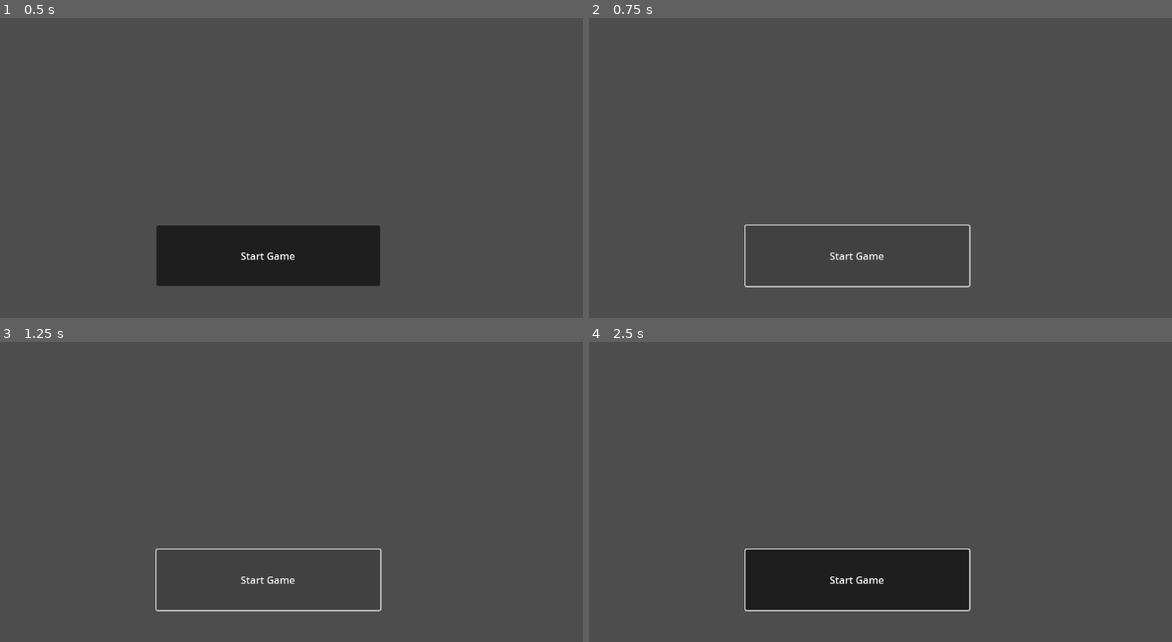
Above: before the commit, frames 1-4 (two rows, left to right).
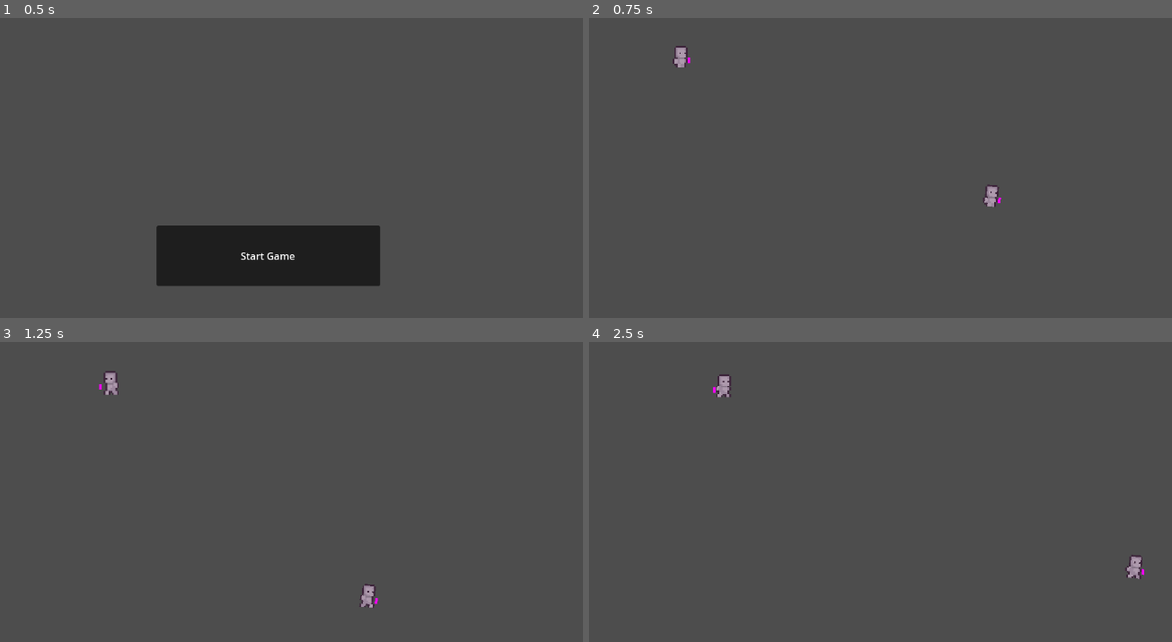
Above: after the commit, the same moments.

Repository: jus2tomate83/Godot2DGame
Game: Godot game, scene res://UI/Start/Start.tscn
Two runs of this game, one before a commit and one after it. Both use one fixed random seed, a clock stepped at 60 frames per second and the inputs below.
Inputs (mouse positions are in pixels of both pictures, inside the frame that each line leads up to):
- Up to frame 1 (0.5 s): no input
- Up to frame 2 (0.75 s): click "Start Game" at 0.5 s
- Up to frame 3 (1.25 s): no input
- Up to frame 4 (2.5 s): click (857, 579) at 1.25 s, where only the run before the commit has a clickable "Start Game"; hold D (droite) from 2.03 s (still down); tap Space (jump) at 2.27 s

Frame 1 is identical in both runs. In frame 2, 0.9% of the frame differs, in the area x 14-71%, y 9-90%; in frame 3, 0.9%; in frame 4, 8.4%, in the area x 21-96%, y 10-90%.
Error after the commit: Invalid access to property or key 'position' on a base object of type 'null instance'. (res://Mob/Pnj/PnjPathFollow/CharacterFollower2D.gd:8)

Commit message:
start scene debut

Diff:
--- a/Mob/Pnj/PnjPathFollow/CharacterFollower2D.gd
+++ b/Mob/Pnj/PnjPathFollow/CharacterFollower2D.gd
@@ -5,7 +5,7 @@
 var tel_pos_start
 # Called when the node enters the scene tree for the first time.
 func _ready():
-	tel_pos_start = $Pnj/AnimatedSprite2D/Telephone.position[0]
+	tel_pos_start = $Node2D/AnimatedSprite2D/Telephone.position[0]
 
 # Called every frame. 'delta' is the elapsed time since the previous frame.
 func _process(delta):
--- a/UI/Start/Button.gd
+++ b/UI/Start/Button.gd
@@ -1,5 +1,4 @@
 extends Button
-var start = preload("res://UI/Start/Start.tscn")
 # Called when the node enters the scene tree for the first time.
 func _ready():
 	pass
@@ -10,6 +9,6 @@
 
 
 func _on_pressed():
-	var instance = start.instantiate()
-	add_child(instance)
 	print("Start ...")
+	get_tree().change_scene_to_file("res://Monde/Pnj/PnjMonde.tscn")
+	print("Start LAUNCHED")
